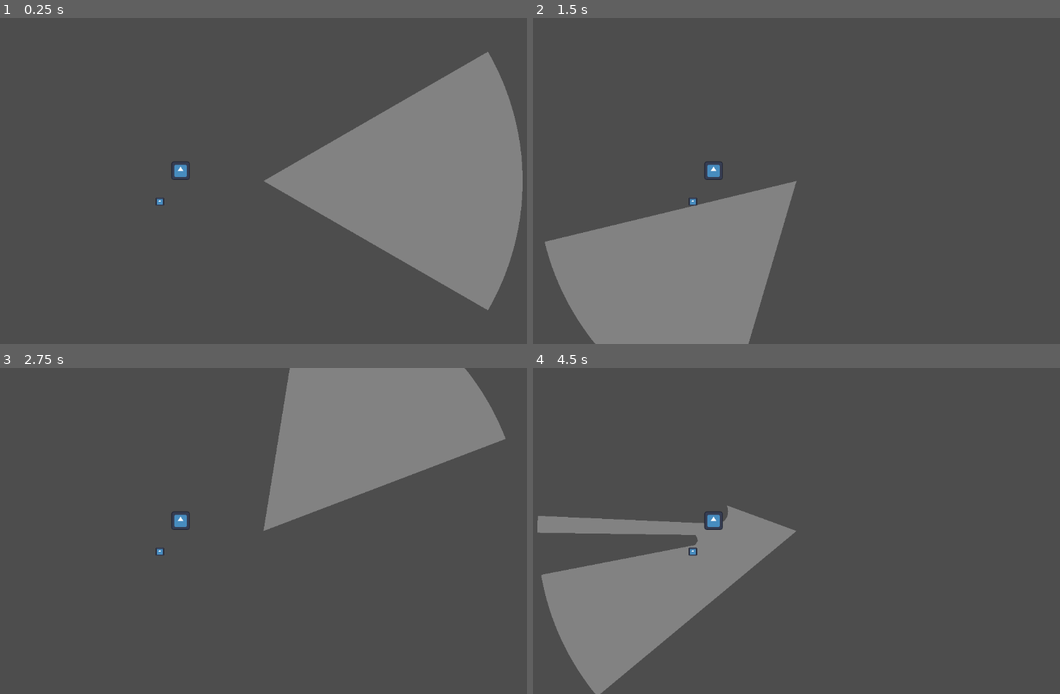
Above: before the commit, frames 1-4 (two rows, left to right).
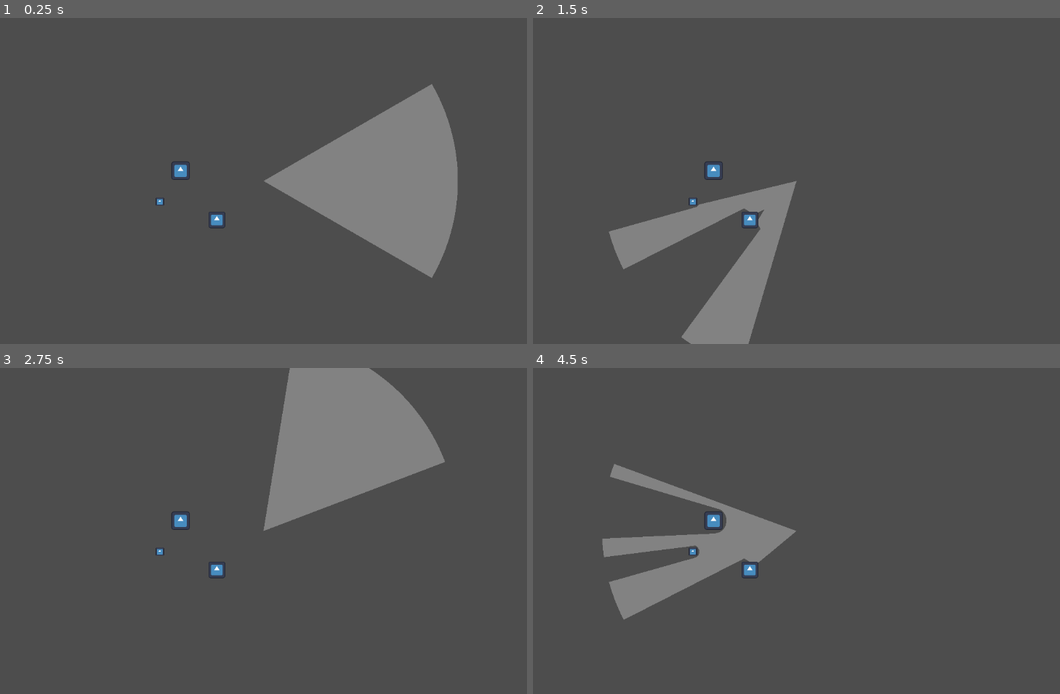
Above: after the commit, the same moments.

Repository: Trashpanda-GameDev/BubbleTown
Game: Godot game, scene res://scenes/capture_camera_origin.tscn
Two runs of this game, one before a commit and one after it. Both use one fixed random seed, a clock stepped at 60 frames per second and the inputs below. This scene is started directly instead of the project's main scene. The engine's default icon, where the game draws it, is replaced by a stand-in: a white triangle on a blue panel in a dark square.
Inputs (mouse positions are in pixels of both pictures, inside the frame that each line leads up to):
- Up to frame 1 (0.25 s): no input
- Up to frame 2 (1.5 s): tap Enter at 0.5 s; move the mouse to (922, 164) at 0.52 s; hold D (movement_right) 0.53-1.25 s; tap O at 0.6 s; click (922, 164) at 0.67 s; drag from (680, 197) to (764, 246) at 1.27 s
- Up to frame 3 (2.75 s): move the mouse to (321, 459) at 2.02 s; hold D (movement_right) from 2.03 s (still down); tap Shift at 2.1 s; click (321, 459) at 2.17 s
- Up to frame 4 (4.5 s): release D (movement_right) at 2.75 s; drag from (764, 596) to (622, 482) at 2.77 s; move the mouse to (970, 579) at 3.52 s; hold A (movement_left) 3.53-4.25 s; tap O at 3.6 s; click (970, 579) at 3.67 s; drag from (622, 482) to (706, 449) at 4.27 s

The runs differ from the first frame. In frame 1, 9.1% of the frame differs, in the area x 39-100%, y 10-90%; in frame 2, 9.7%; in frame 3, 3.9%; in frame 4, 11%, in the area x 0-43%, y 29-100%.

Commit message:
Refactor cone generation

Diff:
--- a/scenes/actors/player.tscn
+++ b/scenes/actors/player.tscn
@@ -1,6 +1,6 @@
 [gd_scene load_steps=4 format=3 uid="uid://pqugpw34luat"]
 
-[ext_resource type="Texture2D" uid="uid://dp4ofqm66onex" path="res://assets/icon.svg" id="1_asb6y"]
+[ext_resource type="Texture2D" uid="uid://dp4ofqm66onex" path="res://icon.svg" id="1_asb6y"]
 [ext_resource type="Script" uid="uid://dl7i44qr3xg8n" path="res://scripts/actors/PlayerMovement.gd" id="2_l2i5t"]
 
 [sub_resource type="CapsuleShape2D" id="CapsuleShape2D_mvpqy"]
--- a/scenes/capture_camera_origin.tscn
+++ b/scenes/capture_camera_origin.tscn
@@ -14,6 +14,8 @@
 zoom = Vector2(2.57, 2.57)
 
 [node name="VisionCone" parent="." instance=ExtResource("2_7a6ig")]
+cone_range = 150.0
+raycast_density = 120
 
 [node name="Sprite2D" type="StaticBody2D" parent="."]
 position = Vector2(-64, -8)
@@ -34,3 +36,15 @@
 [node name="Sprite2D" type="Sprite2D" parent="hidden"]
 scale = Vector2(0.05, 0.05)
 texture = ExtResource("2_wyc0j")
+
+[node name="hidden2" type="StaticBody2D" parent="."]
+position = Vector2(-36, 30)
+
+[node name="CollisionPolygon2D" type="CollisionPolygon2D" parent="hidden2"]
+position = Vector2(-3, -3)
+scale = Vector2(11.22, 14.375)
+polygon = PackedVector2Array(-0.155736, -0.417391, 0.557277, -0.0695652, 1.27029, -0.347826, 1, 0, 0.73553, 0.347826, 1.00291, 0.695652, -0.0666094, 0.695652, -0.601369, 0.278261)
+
+[node name="Sprite2D" type="Sprite2D" parent="hidden2"]
+scale = Vector2(0.1, 0.1)
+texture = ExtResource("2_wyc0j")
--- a/scripts/vision_cone.gd
+++ b/scripts/vision_cone.gd
@@ -12,6 +12,7 @@
 @export var update_frequency := 60.0 ## physics updates per second, higher number is less jitter but more calculations
 @export_flags_2d_physics var detection_layers: int = 1 ## the layers of collision objects that can be detected by the raycasts
 
+var current_rotation := 0.0
 var cone_points: PackedVector2Array
 var update_timer := 0.0
 var target_rotation := 0.0
@@ -36,8 +37,8 @@
 			sin(angle) * cone_range
 		)
 		cone_points.append(point)
-	# Add this line to ensure visual update
-	queue_redraw()
+
+	queue_redraw() # ensure visual update
 
 func _physics_process(delta):
 	update_timer += delta
@@ -50,26 +51,24 @@
 	var updated_points = PackedVector2Array([Vector2.ZERO])
 	var angle_start = -cone_angle / 2
 	var angle_end = cone_angle / 2
-	var num_points = 32
 
-	for i in range(num_points + 1):
-		var angle = deg_to_rad(lerp(angle_start, angle_end, float(i) / num_points))
+	for i in range(raycast_density + 1):
+		var base_angle = lerp(angle_start, angle_end, float(i) / raycast_density)
+		# Use current_rotation instead of target_rotation for smooth transitions
+		var angle = deg_to_rad(base_angle) + current_rotation
 		var ray_direction = Vector2(cos(angle), sin(angle)) * cone_range
 
 		var query = PhysicsRayQueryParameters2D.create(
 			global_position,
-			global_position + ray_direction.rotated(global_rotation)
+			global_position + ray_direction
 		)
 		query.collision_mask = detection_layers
 		var result = space_state.intersect_ray(query)
 
 		if result:
-			print("result!", result.collider)
-			# Convert hit position to local coordinates
-			var local_collision = to_local(result.position)
+			var local_collision = result.position - global_position
 			updated_points.append(local_collision)
 		else:
-			# If no hit, use full ray length
 			updated_points.append(ray_direction)
 
 	cone_points = updated_points
@@ -78,19 +77,23 @@
 func _process(delta):
 	handle_mouse_input()
 	handle_controller_input()
-	# Smooth rotation
-	rotation = lerp_angle(rotation, target_rotation, rotation_speed * delta)
+	# Smooth the rotation using lerp_angle
+	current_rotation = lerp_angle(current_rotation, target_rotation, rotation_speed * delta)
+	check_obstacles()
 
+
+# Update handle_mouse_input to just store the angle
 func handle_mouse_input() -> void:
 	if Input.is_mouse_button_pressed(MOUSE_BUTTON_LEFT):
 		var mouse_pos = get_global_mouse_position()
 		target_rotation = (mouse_pos - global_position).angle()
 
+# Update handle_controller_input similarly
 func handle_controller_input() -> void:
 	var stick_input = Vector2(
 		Input.get_axis("camera_left", "camera_right"),
 		Input.get_axis("camera_up", "camera_down")
 	)
 
-	if stick_input.length() > 0.1:  # Add deadzone
+	if stick_input.length() > 0.1:
 		target_rotation = stick_input.angle()
